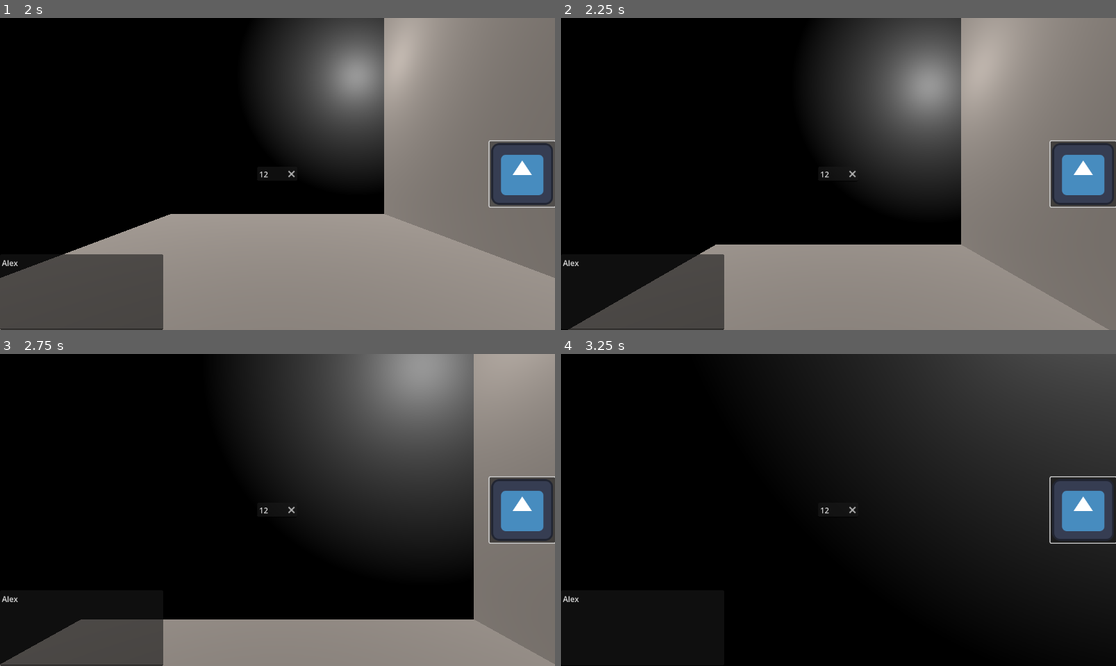
Above: before the commit, frames 1-4 (two rows, left to right).
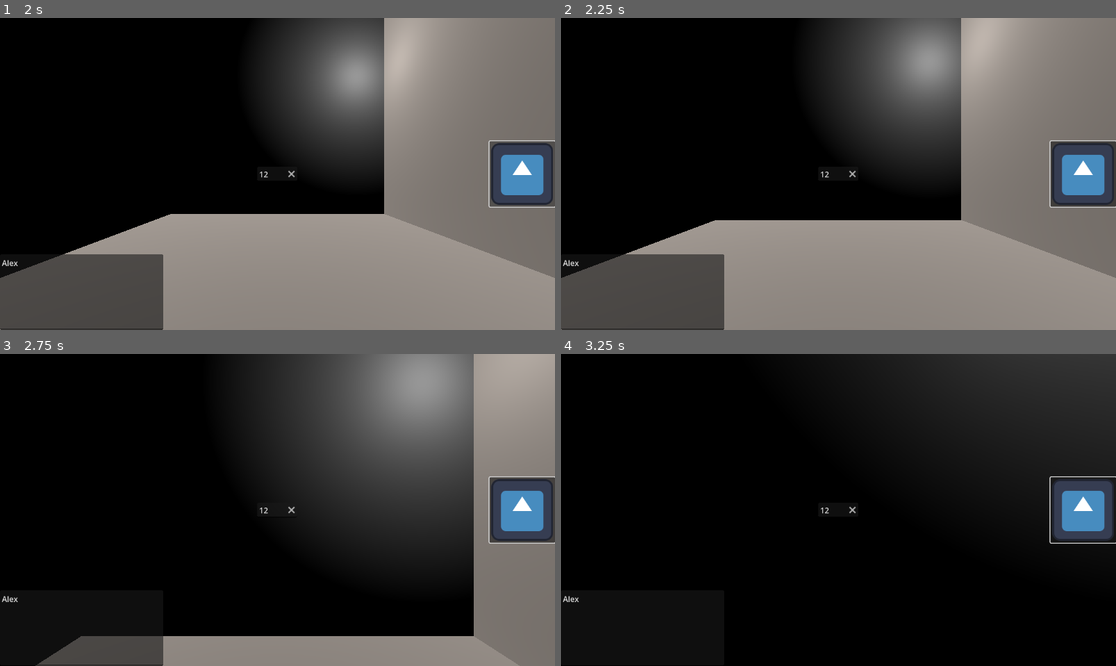
Above: after the commit, the same moments.

Repository: rshchekotov/MazeShiftMayhem
Game: Godot game, scene res://Scenes/main.tscn
The game is run twice, just before and just after one commit, with the same random seed, the same clock (stepped at 60 frames per second) and the same inputs. The engine's default icon, where the game draws it, is replaced by a stand-in: a white triangle on a blue panel in a dark square.
Inputs (mouse positions are in pixels of both pictures, inside the frame that each line leads up to):
- Up to frame 1 (2 s): click (277, 174) at 0.52 s; type "12" at 0.6 s; click (83, 292) at 0.75 s; type "Alex" at 0.83 s; click (521, 174) at 1.25 s
- Up to frame 2 (2.25 s): tap Enter (ui_accept) at 2, 2.1 s; move the mouse to (866, 174) at 2.02 s; hold Up (ui_up) from 2.03 s (still down)
- Up to frame 3 (2.75 s): keep holding Up (ui_up); tap Space (ui_jump, bound only after the commit) at 2.27, 2.3, 2.57 s
- Up to frame 4 (3.25 s): keep holding Up (ui_up); move the mouse to (810, 510) at 2.77 s; tap Space (ui_jump, bound only after the commit) at 2.85, 3.02 s; tap Enter (ui_accept) at 3.05 s

Frame 1 is identical in both runs. In frame 2, 13% of the frame differs, in the area x 0-100%, y 0-100%; in frame 3, 5.2%; in frame 4, less than 0.1%.

Commit message:
add debug messages on trying to connect to the server
- change jump button to be only "SPACE" by creating new ui_jump key bind

Diff:
--- a/Scripts/JoinServerInput.gd
+++ b/Scripts/JoinServerInput.gd
@@ -2,4 +2,5 @@
 @onready var serverScript = $".."
 
 func _on_text_submitted(new_text):
-	serverScript.join_game(new_text)
+	print(new_text)
+	print(serverScript.join_game(new_text))
--- a/Scripts/PlayerScript.gd
+++ b/Scripts/PlayerScript.gd
@@ -27,7 +27,7 @@
 		velocity.y -= gravity * delta
 
 	# Handle jump.
-	if Input.is_action_just_pressed("ui_accept") and is_on_floor():
+	if Input.is_action_just_pressed("ui_jump") and is_on_floor():
 		velocity.y = JUMP_VELOCITY
 
 	# Get the input direction and handle the movement/deceleration.
--- a/project.godot
+++ b/project.godot
@@ -14,3 +14,11 @@
 run/main_scene="res://Scenes/main.tscn"
 config/features=PackedStringArray("4.2", "Forward Plus")
 config/icon="res://icon.svg"
+
+[input]
+
+ui_jump={
+"deadzone": 0.5,
+"events": [Object(InputEventKey,"resource_local_to_scene":false,"resource_name":"","device":0,"window_id":0,"alt_pressed":false,"shift_pressed":false,"ctrl_pressed":false,"meta_pressed":false,"pressed":false,"keycode":0,"physical_keycode":32,"key_label":0,"unicode":0,"echo":false,"script":null)
+]
+}
